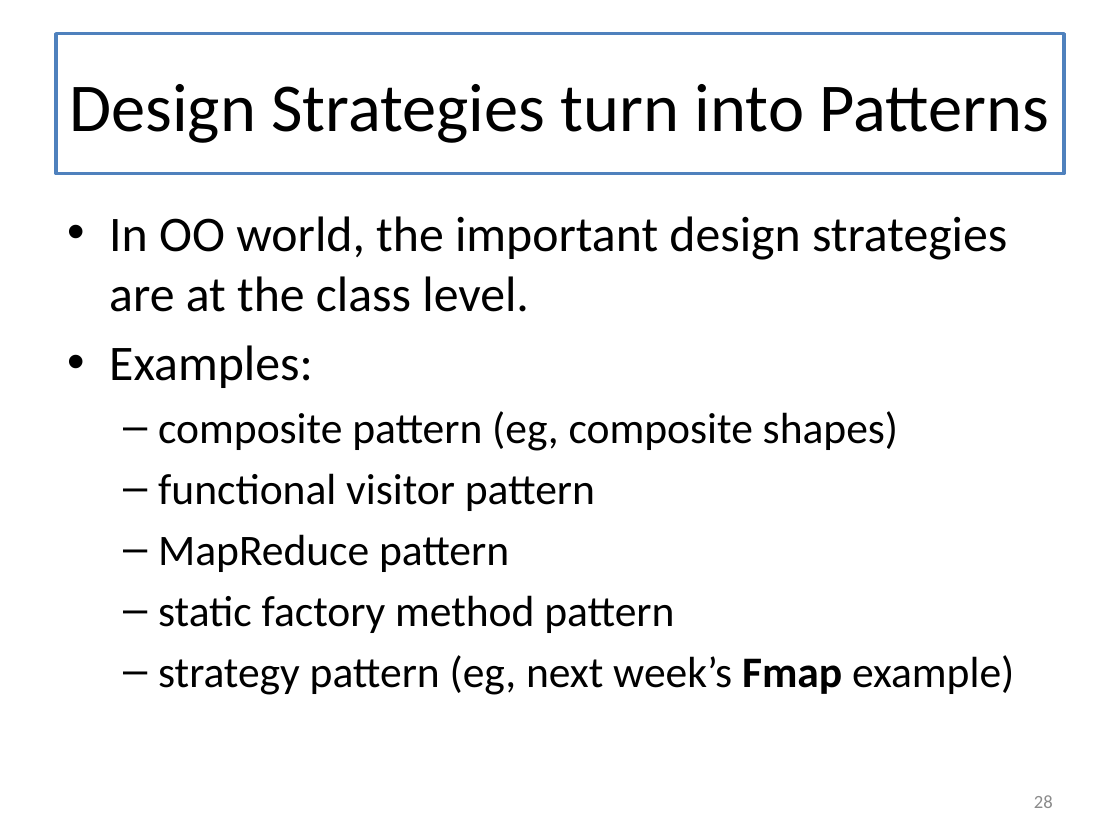
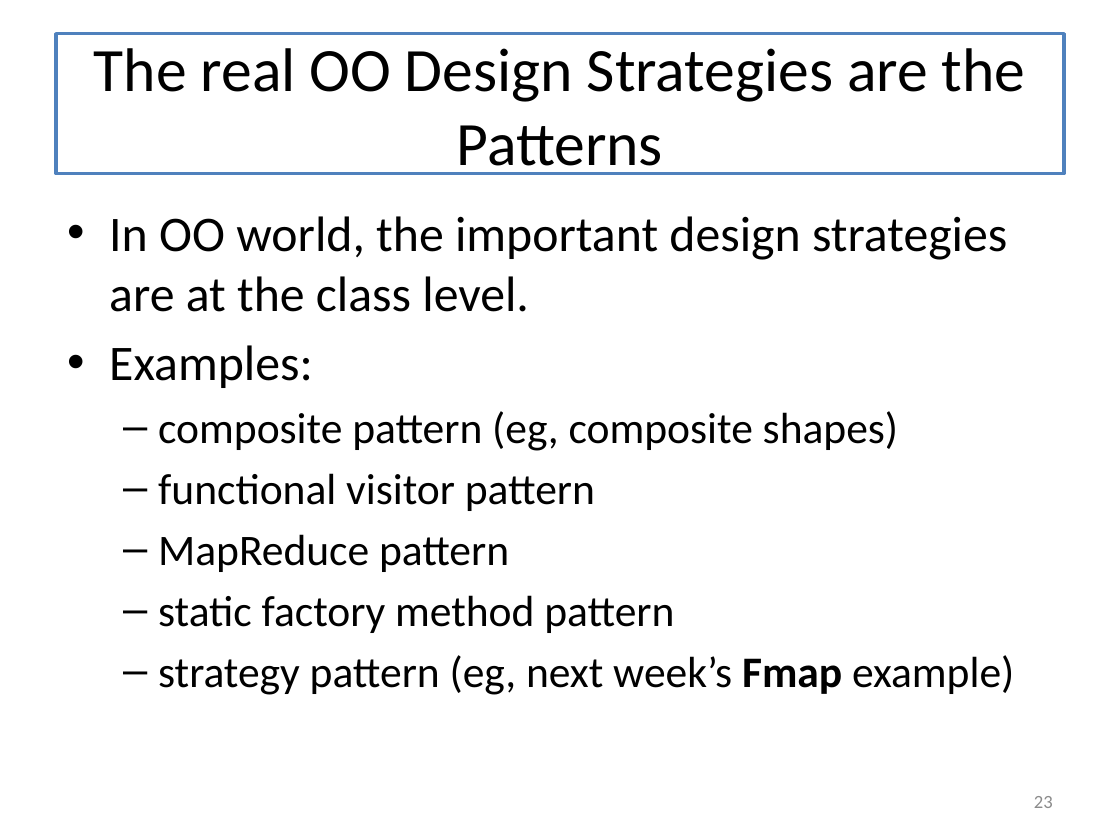
Before and after one commit to mwand/cs5010f17, a slide deck: slide 23 of Slides/Lesson 9.5 The Design Recipe Using Classes.pptx (slide 28 before the commit). Drawn at 1120x840 pixels with LibreOffice and Linux fonts; fonts in the diff are those of the drawing. Boxes give left, top, right and bottom in pixels: in the first picture for what was removed or moved away, otherwise in the second. Text is boxed around its words. In the diff, an @@ line names an element or a change of style, - is before the commit and + after.

```diff
--- a/Slides/Lesson 9.5 The Design Recipe Using Classes.pptx
+++ b/Slides/Lesson 9.5 The Design Recipe Using Classes.pptx
@@ title at bbox=[94, 48, 1026, 175]: text changed; size 44 to 39.6 pt @@
-Design Strategies turn into Patterns
+The real OO Design Strategies are the Patterns
@@ page number at bbox=[1034, 796, 1053, 808]: text changed @@
-28
+23
```
Also in this commit, not shown: 3 other slides changed, 1 slide added, 6 slides removed, 3 other files.
